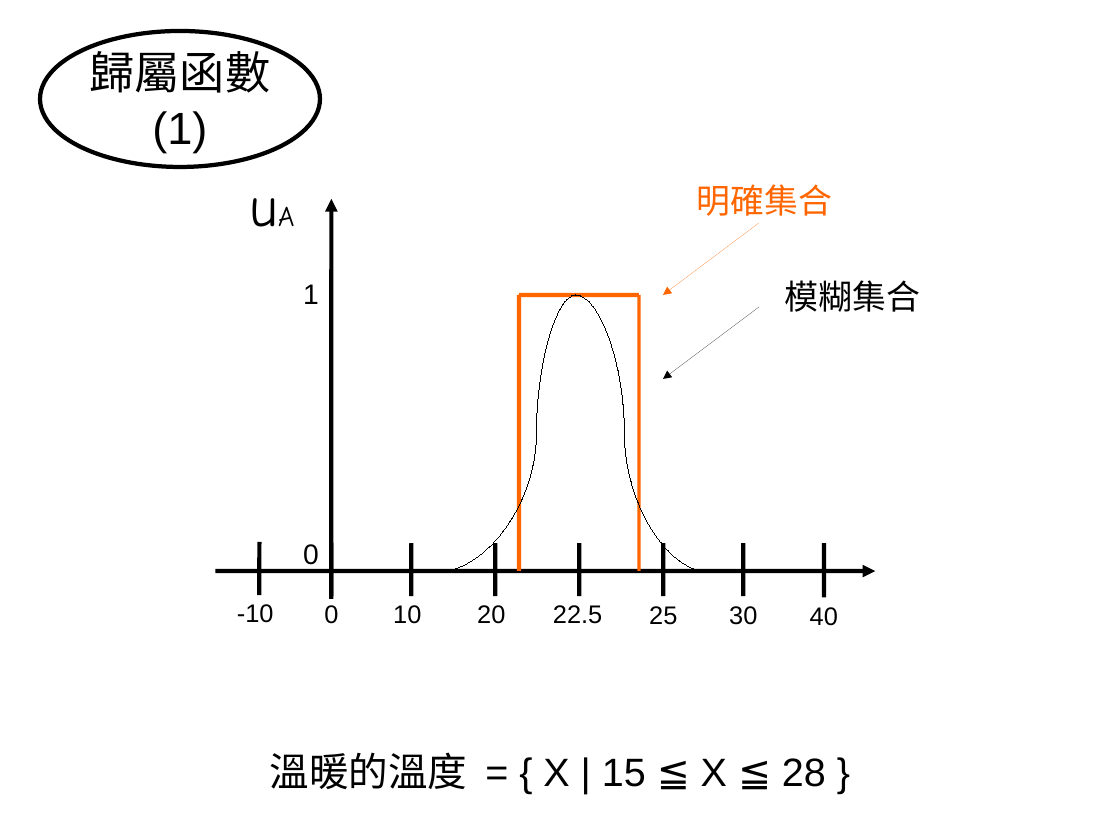
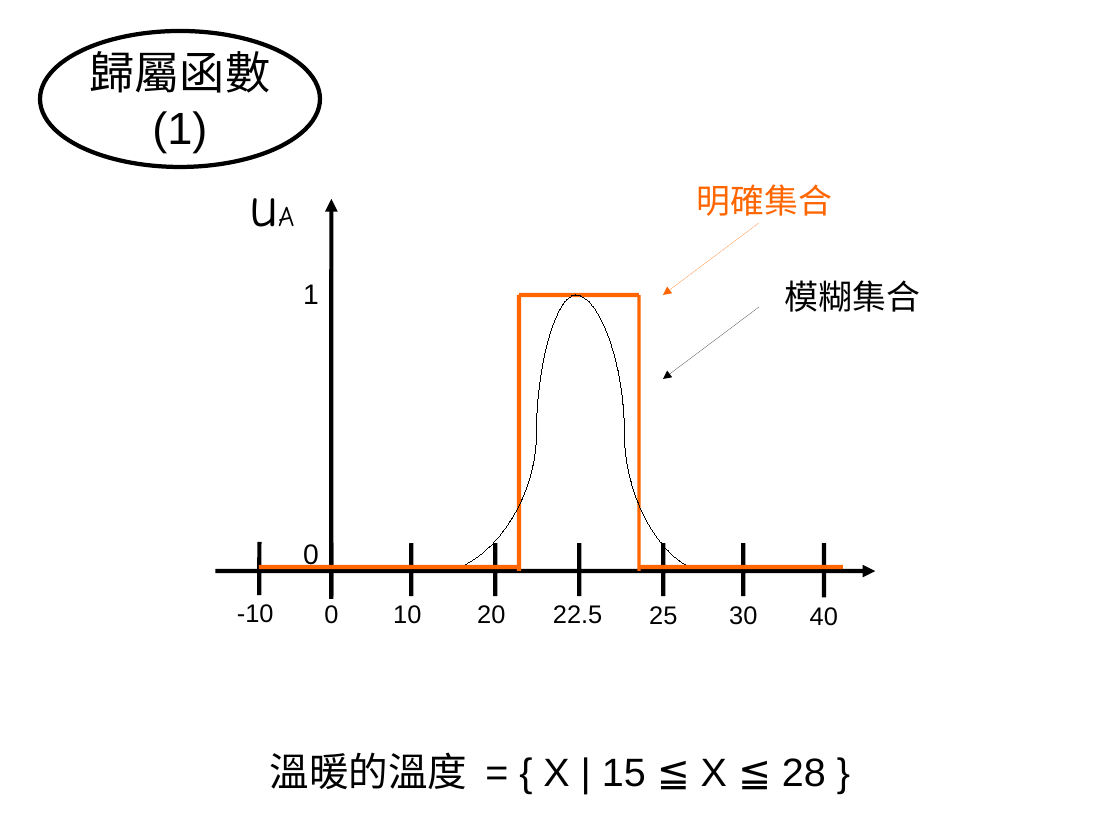
Before and after one commit to shouzo/Artificial-Intelligence_pages, a slide deck: slide 5 of class-tutorial/20170309/20170309_課程筆記.odp. Drawn at 1120x840 pixels with LibreOffice and Linux fonts; fonts in the diff are those of the drawing. Boxes give left, top, right and bottom in pixels: in the first picture for what was removed or moved away, otherwise in the second. Text is boxed around its words. In the diff, an @@ line names an element or a change of style, - is before the commit and + after.

```diff
--- a/class-tutorial/20170309/20170309_課程筆記.odp
+++ b/class-tutorial/20170309/20170309_課程筆記.odp
@@ curved line added from (259, 567) to (519, 567), #FF6600 3 pt @@
@@ curved line added from (639, 567) to (844, 567), #FF6600 3 pt @@
```
Also in this commit, not shown: 1 other file.
